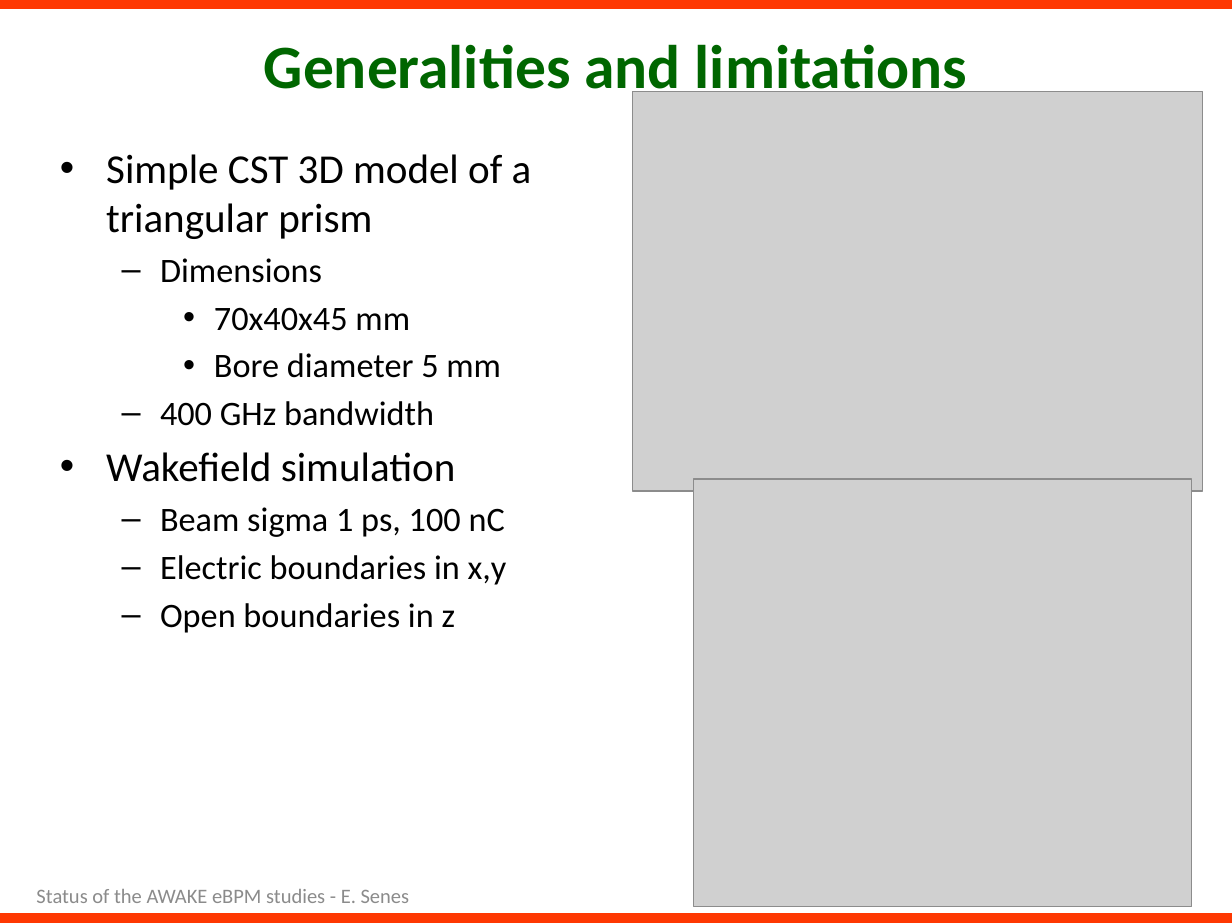
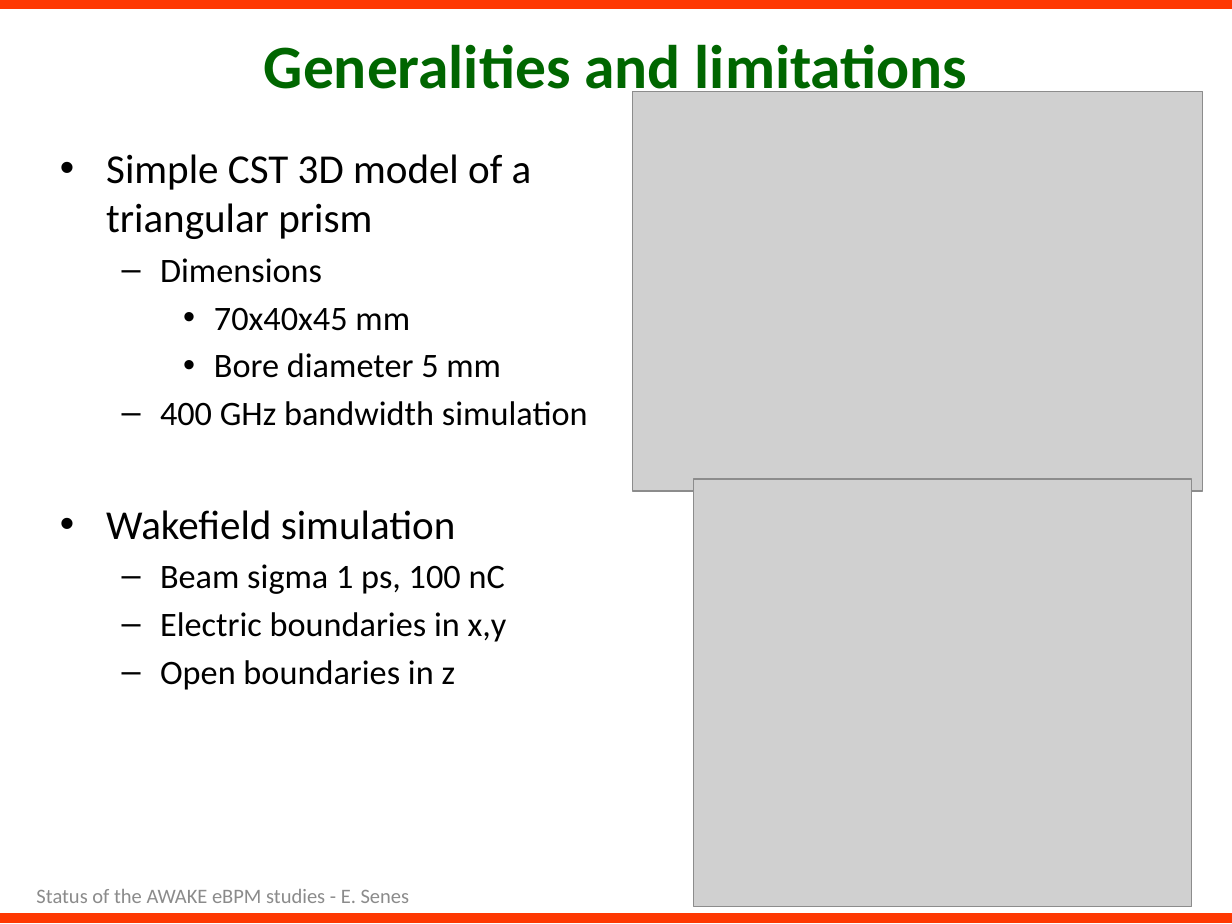
Before and after one commit to esenes/Diffraction-Cherenkov, a slide deck: slide 3 of CST-tests-Mar2019.pptx. Drawn at 1232x924 pixels with LibreOffice and Linux fonts; fonts in the diff are those of the drawing; grey boxes stand for pictures. Boxes give left, top, right and bottom in pixels: in the first picture for what was removed or moved away, otherwise in the second. Text is boxed around its words. In the diff, an @@ line names an element or a change of style, - is before the commit and + after.

```diff
--- a/CST-tests-Mar2019.pptx
+++ b/CST-tests-Mar2019.pptx
@@ text at [160,401,588,426]: text changed @@
-  – 400 GHz bandwidth
+  – 400 GHz bandwidth simulation
```
Also in this commit, not shown: 1 other slide changed, 1 slide added, 5 other files.
